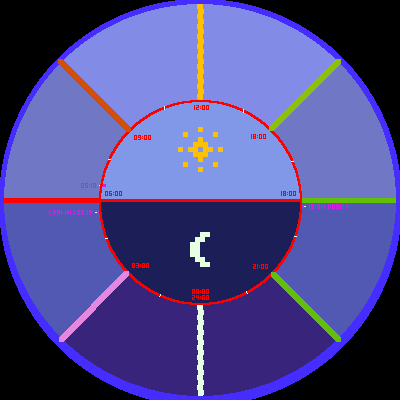
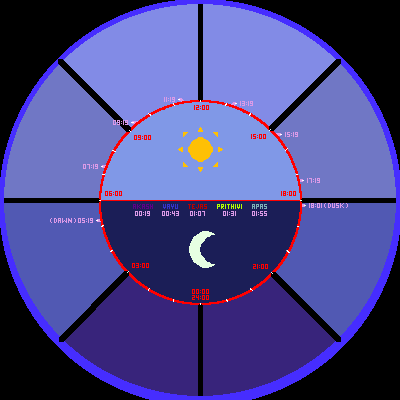
Layer changes from the first 400x400 image to the second:
added layer "tattwas" above "Layer" over (x1=50, y1=97, x2=348, y2=223)
added layer "Layer" above "day_cycle" over (x1=99, y1=100, x2=302, y2=305)
painted on "day_cycle" over (x1=4, y1=4, x2=396, y2=396)
